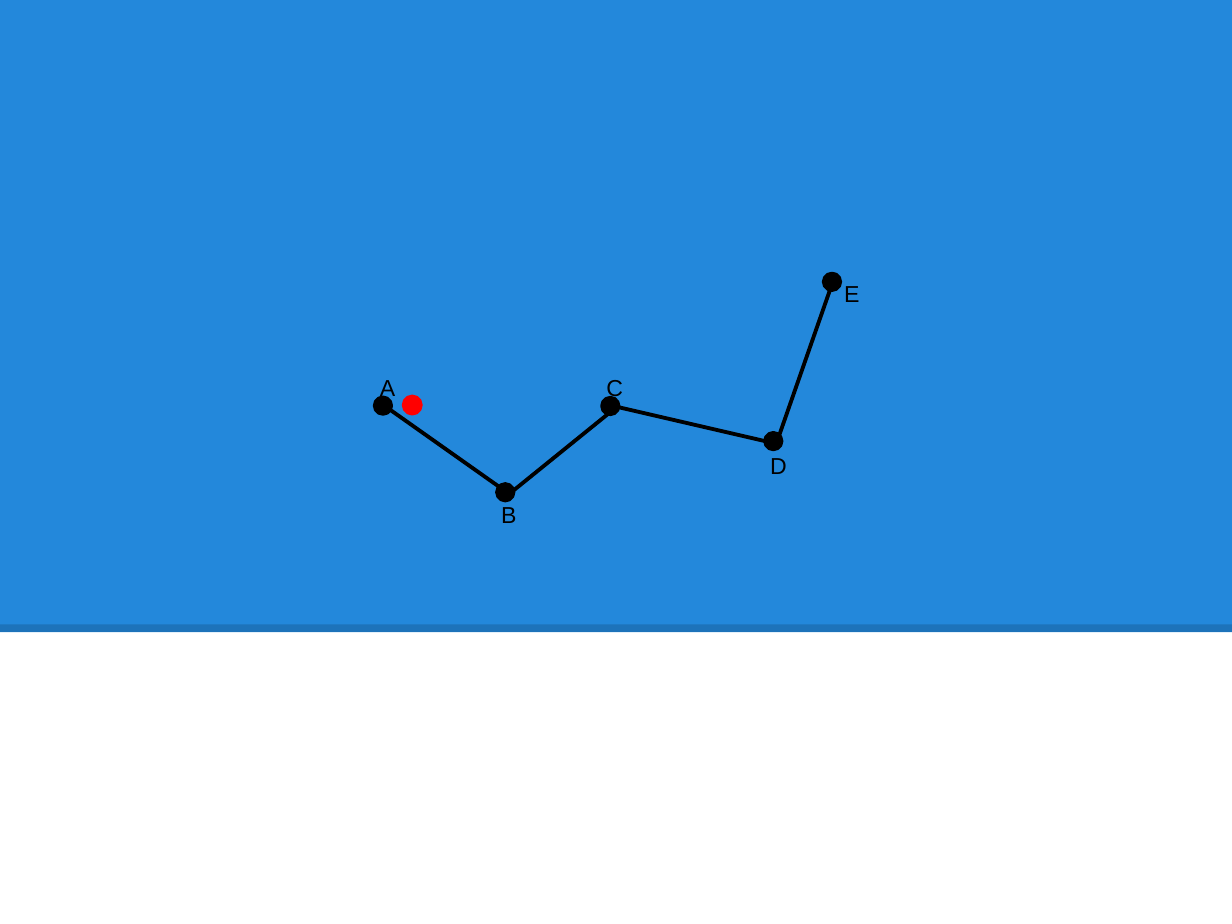
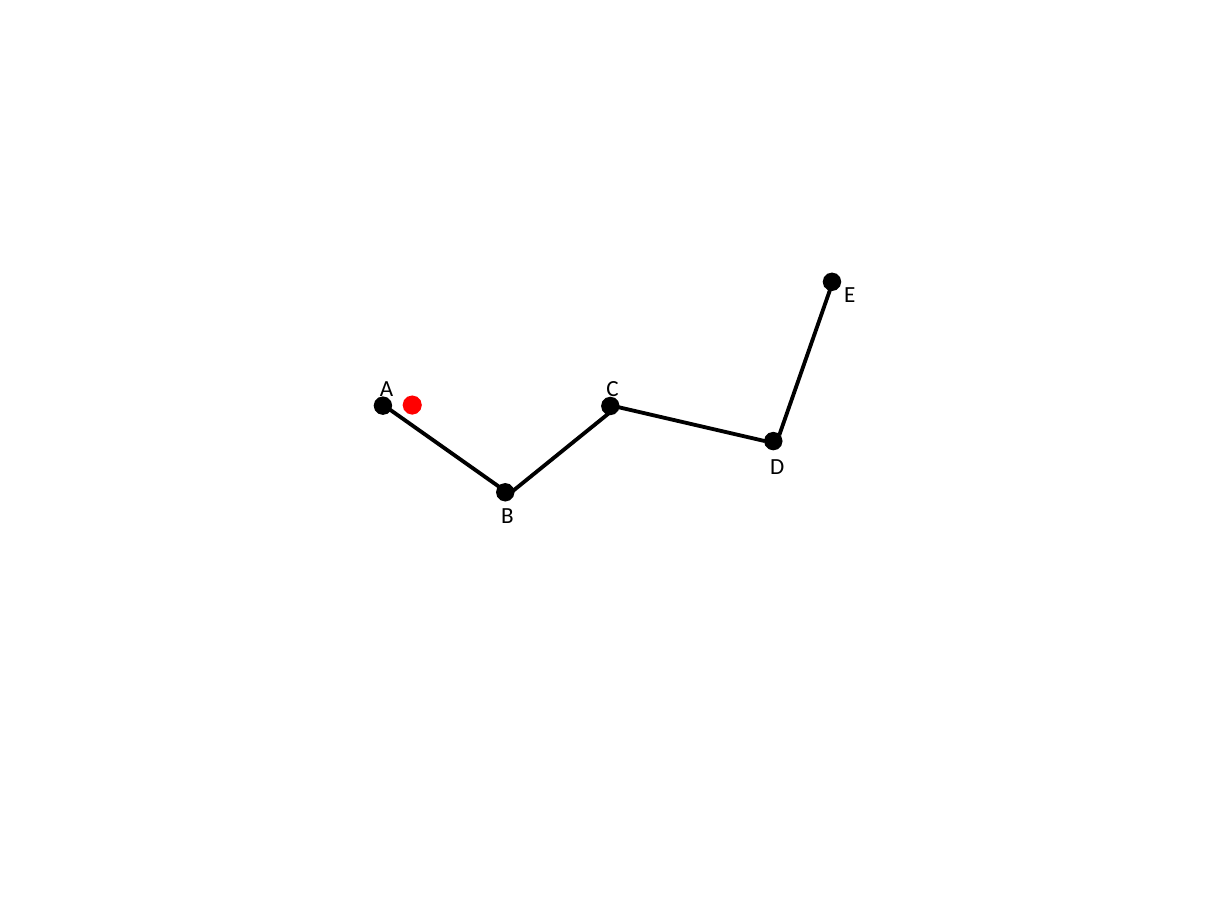
Before and after one commit to hqt/street-router, a slide deck: slide 46 of Document/presentation/full presentation.pptx (slide 45 before the commit). Drawn at 1232x924 pixels with LibreOffice and Linux fonts; fonts in the diff are those of the drawing. Boxes give left, top, right and bottom in pixels: in the first picture for what was removed or moved away, otherwise in the second. Text is boxed around its words. In the diff, an @@ line names an element or a change of style, - is before the commit and + after.

```diff
--- a/Document/presentation/full presentation.pptx
+++ b/Document/presentation/full presentation.pptx
@@ rectangle removed at (0,0,1232,632) @@
@@ outline #000000 2 pt to #000000 1 pt in 5 elements at (375,397,392,414), (496,484,514,501), (602,398,620,415), (765,432,782,450), (824,274,841,291) @@
@@ font Arial to Calibri in 5 elements at (380,381,393,403), (501,508,514,523), (606,381,618,403), (770,459,784,474), (844,287,855,302) @@
@@ ellipse at (404,397,421,414): outline #FF0000 2 pt to #FF0000 1 pt @@
@@ line removed from (0, 628) to (1232, 628) @@
```
Also in this commit, not shown: 70 other slides changed, 3 slides added, 4 slides removed, 17 other files.
